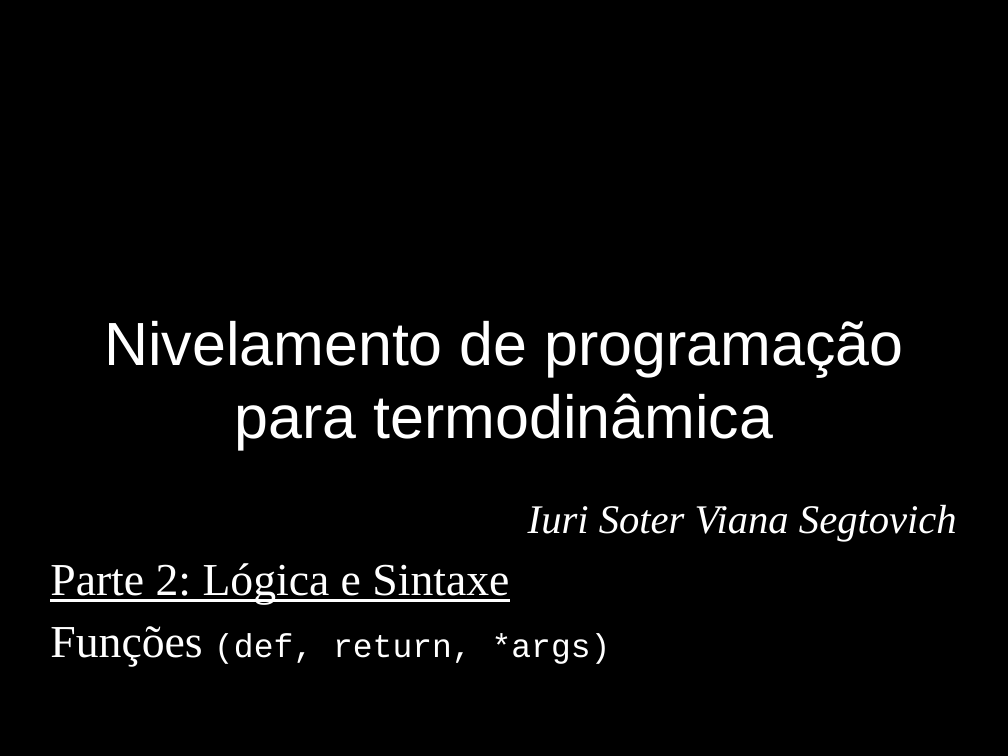
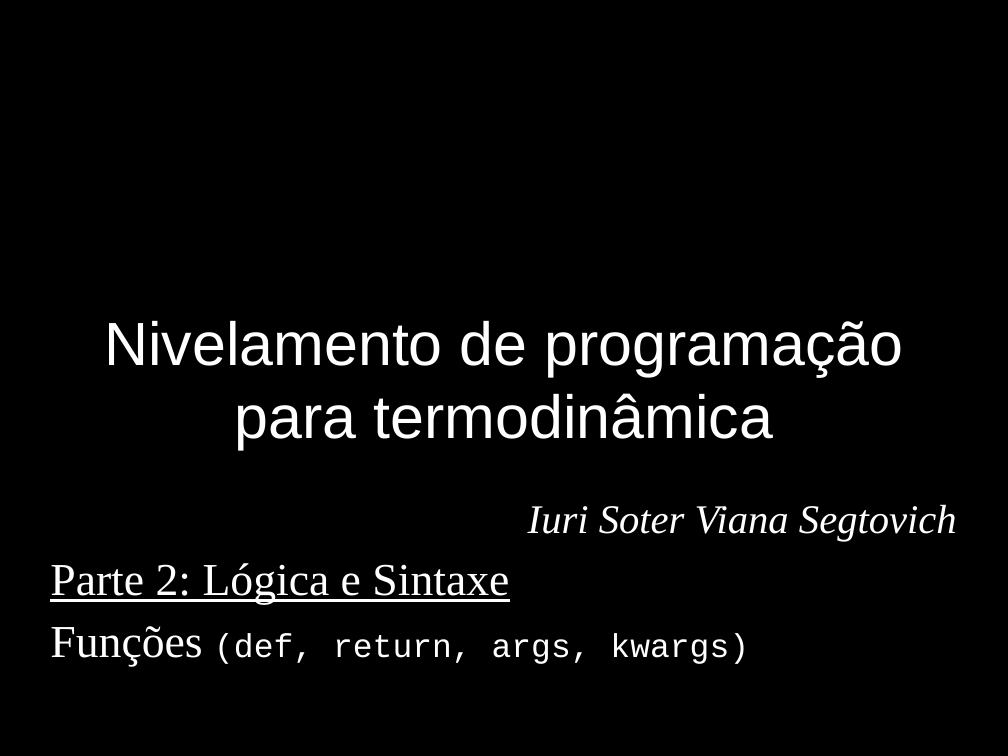
Before and after one commit to iurisegtovich/EQE359_Termodinamica_I, a slide deck: slide 1 of _arquivos_office/material_didatico/curso_parte2D_logica_e_sintaxe_DEF_FUNCOES.odp. Drawn at 1008x756 pixels with LibreOffice and Linux fonts; fonts in the diff are those of the drawing. Boxes give left, top, right and bottom in pixels: in the first picture for what was removed or moved away, otherwise in the second. Text is boxed around its words. In the diff, an @@ line names an element or a change of style, - is before the commit and + after.

```diff
--- a/_arquivos_office/material_didatico/curso_parte2D_logica_e_sintaxe_DEF_FUNCOES.odp
+++ b/_arquivos_office/material_didatico/curso_parte2D_logica_e_sintaxe_DEF_FUNCOES.odp
@@ text at (x1=50, y1=626, x2=749, y2=667): text changed @@
-Funções (def, return, *args)
+Funções (def, return, args, kwargs)
```
Also in this commit, not shown: 1 other slide changed, 5 slides added, 2 slides removed, 12 other files.
